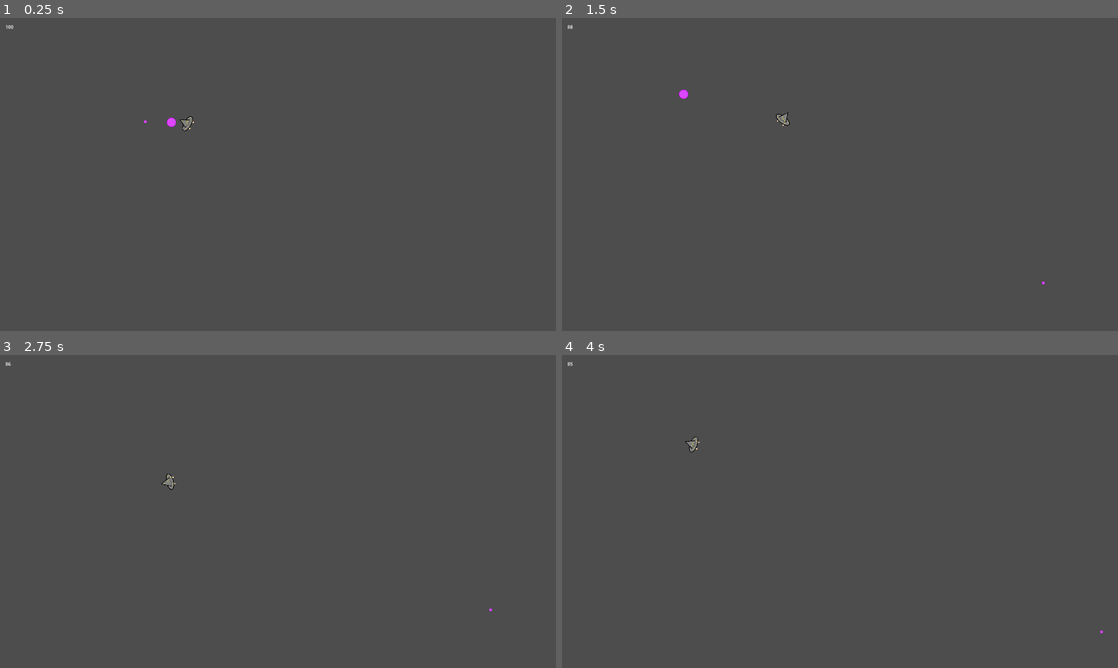
Above: before the commit, frames 1-4 (two rows, left to right).
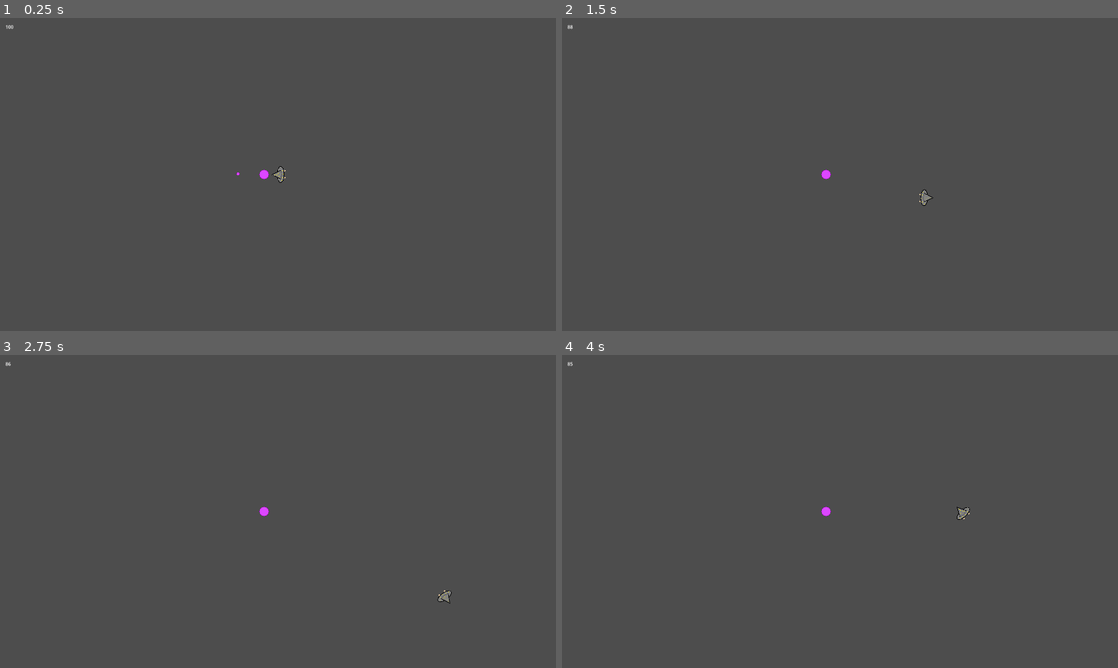
Above: after the commit, the same moments.

Repository: jackf21/Wizard-Battle
Game: Godot game, scene res://Scenes/game.tscn
The game is run twice, just before and just after one commit, with the same random seed, the same clock (stepped at 60 frames per second) and the same inputs.
Inputs (mouse positions are in pixels of both pictures, inside the frame that each line leads up to):
- Up to frame 1 (0.25 s): no input
- Up to frame 2 (1.5 s): tap Enter at 0.5 s; move the mouse to (962, 158) at 0.52 s; press the mouse at (962, 158) at 0.53 s; hold D (right) 0.53-1.28 s; move the mouse to (728, 190) at 1.27 s; release the mouse at (728, 190) at 1.28 s; hold S (down) from 1.28 s (still down); click (728, 190) at 1.35 s
- Up to frame 3 (2.75 s): move the mouse to (333, 442) at 2.02 s; release S (down) at 2.03 s; press the mouse at (333, 442) at 2.03 s; hold D (right) from 2.03 s (still down)
- Up to frame 4 (4 s): move the mouse to (812, 574) at 2.77 s; release D (right) at 2.78 s; release the mouse at (812, 574) at 2.78 s; hold W (up) 2.78-3.53 s; click (812, 574) at 2.85 s; move the mouse to (1006, 558) at 3.52 s; press the mouse at (1006, 558) at 3.53 s; hold A (left) from 3.53 s (still down)

The runs differ from the first frame. In frame 1, 0.2% of the frame differs, in the area x 25-52%, y 31-53%; in frame 2, 0.2%; in frame 3, 0.2%; in frame 4, 0.2%.
Error before the commit: Parse Error: Expected opening "(" after function name. (res://Scripts/game_manager.gd:3)

Commit message:
Removed uneeded script

Diff:
--- a/Scenes/game.tscn
+++ b/Scenes/game.tscn
@@ -1,16 +1,17 @@
-[gd_scene load_steps=6 format=3 uid="uid://clxfwlhgk63d8"]
+[gd_scene load_steps=5 format=3 uid="uid://clxfwlhgk63d8"]
 
 [ext_resource type="PackedScene" uid="uid://vgy005rvxxi" path="res://Scenes/player.tscn" id="1_ft8jb"]
-[ext_resource type="Script" path="res://Scripts/game_manager.gd" id="1_vhaoa"]
-[ext_resource type="Script" path="res://Scripts/camera.gd" id="3_em3e6"]
 [ext_resource type="PackedScene" uid="uid://c6eq7fjykfrgb" path="res://Scenes/basic_projectile.tscn" id="3_k4ga8"]
 [ext_resource type="Texture2D" uid="uid://cpq1jr221tjgj" path="res://Assets/Magic Projectile.png" id="4_kiibi"]
+
+[sub_resource type="GDScript" id="GDScript_frqrm"]
+script/source = "extends Node"
 
 [node name="Node2D" type="Node2D"]
 position = Vector2(960, 540)
 
 [node name="Game Manager" type="Node" parent="."]
-script = ExtResource("1_vhaoa")
+script = SubResource("GDScript_frqrm")
 
 [node name="player" parent="." node_paths=PackedStringArray("health_label") instance=ExtResource("1_ft8jb")]
 projectile_scene = ExtResource("3_k4ga8")
@@ -26,7 +27,6 @@
 spell_damage_type = 1
 
 [node name="Camera2D" type="Camera2D" parent="."]
-script = ExtResource("3_em3e6")
 
 [node name="Health Number" type="Label" parent="Camera2D"]
 offset_left = -941.0
--- a/Scripts/game_manager.gd
+++ /dev/null
@@ -1,3 +0,0 @@
-extends Node
-
-func set
